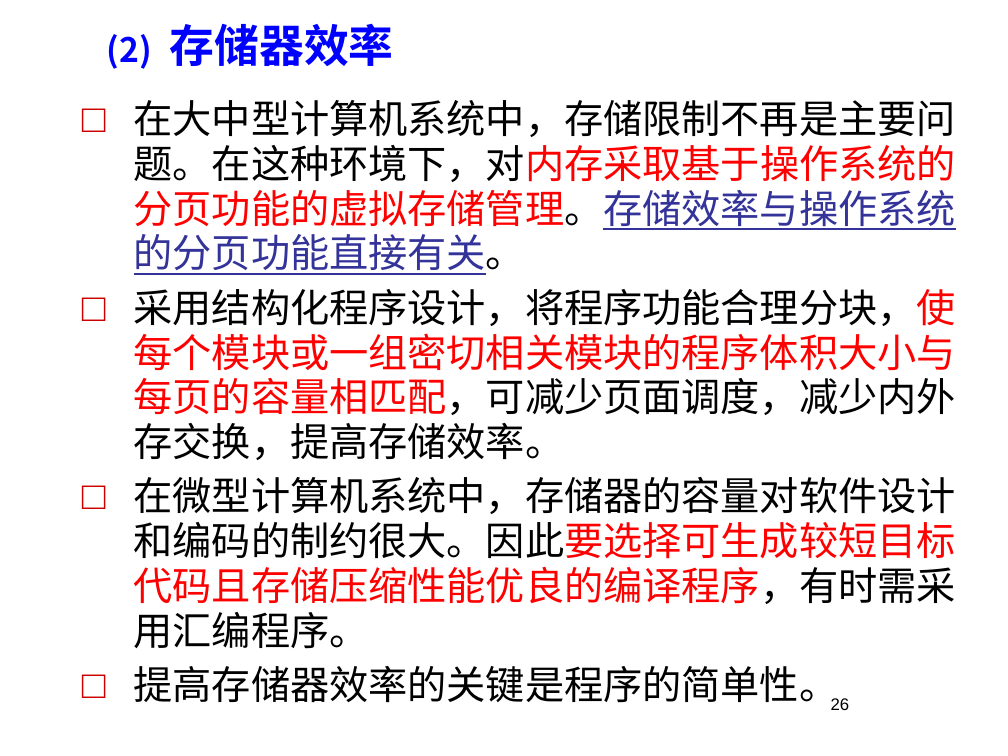
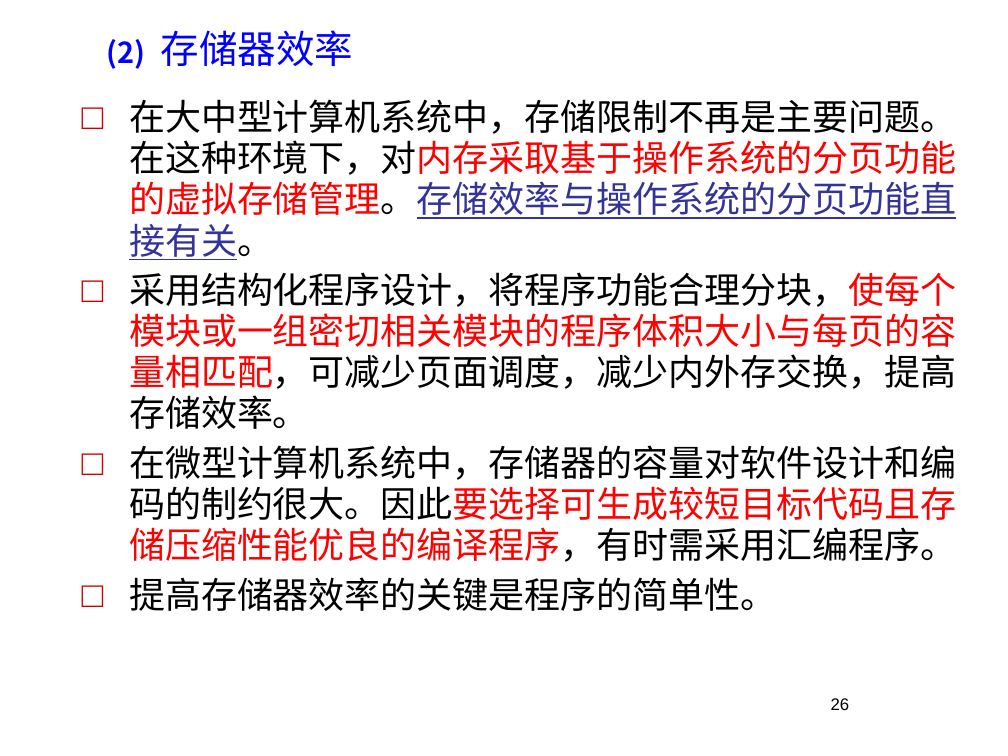
Before and after one commit to 3d-fishing/3D-app, a slide deck: slide 26 of 软件工程基础7.1.pptx. Drawn at 1008x756 pixels with LibreOffice and Linux fonts; fonts in the diff are those of the drawing; background and template pictures are left out. Boxes give left, top, right and bottom in pixels: in the first picture for what was removed or moved away, otherwise in the second. Text is boxed around its words. In the diff, an @@ line names an element or a change of style, - is before the commit and + after.

```diff
--- a/软件工程基础7.1.pptx
+++ b/软件工程基础7.1.pptx
@@ title "(2) 存储器效率" at (107,30,353,69): size 24 to 20.6 pt in "(2)"; size 32 to 27.5 pt, bold off in "存储器效率" @@
@@ text "在大中型计算机系统中，存储限制不再是主要问题。在这种环境下，对内存采取基于操作系统的分页功能的虚拟存储管理。存储效率与操 ..." at (129,99,956,611): size 28 to 25.8 pt, font Times New Roman to Noto Sans CJK JP; indent changed; less space between paragraphs @@
```
Also in this commit, not shown: 30 other slides changed, 5 slides added, 2 slides removed.
